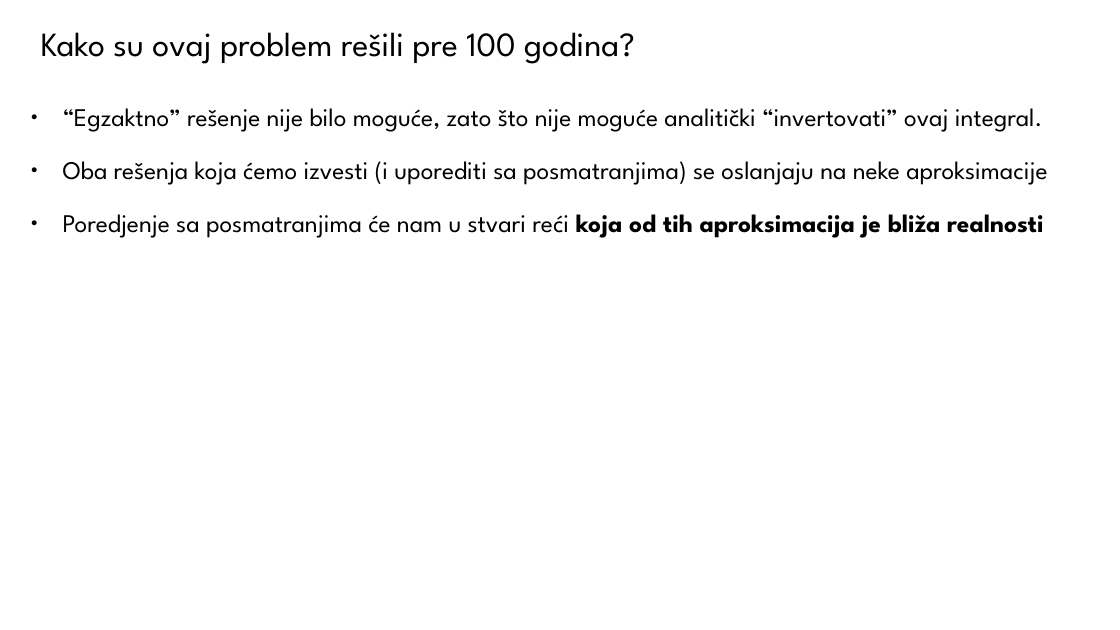
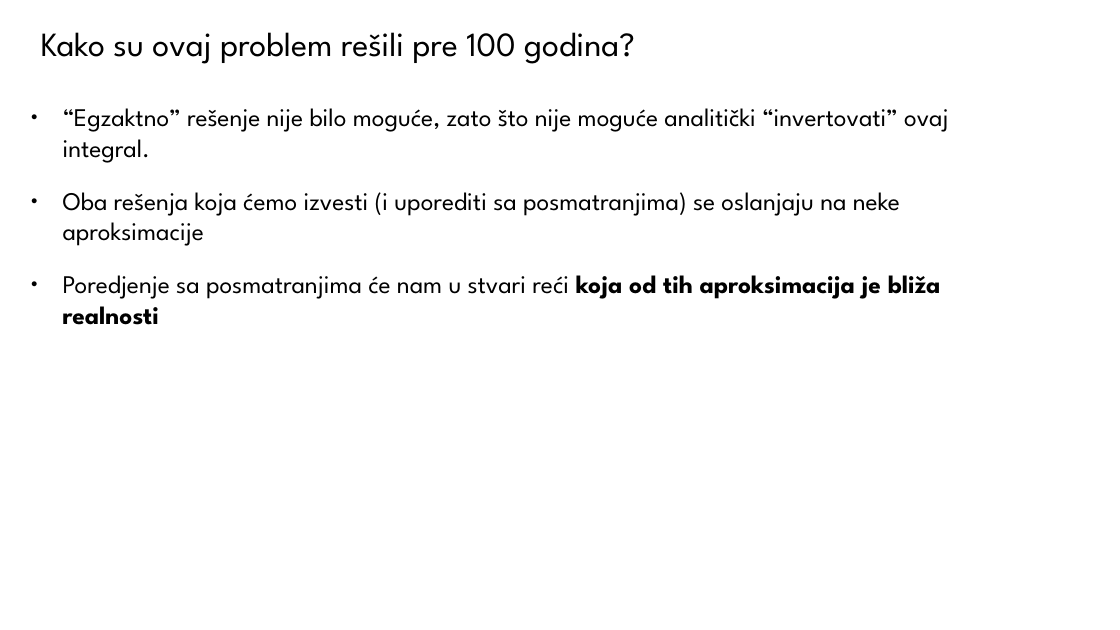
Before and after one commit to ivanzmilic/TZS_matf, a slide deck: slide 20 of Predavanja/Predavanje_06_Resenje_Milneovog_Problema.pptx. Drawn at 1120x630 pixels with LibreOffice and Linux fonts; fonts in the diff are those of the drawing. Boxes give left, top, right and bottom in pixels: in the first picture for what was removed or moved away, otherwise in the second. Text is boxed around its words. In the diff, an @@ line names an element or a change of style, - is before the commit and + after.

```diff
--- a/Predavanja/Predavanje_06_Resenje_Milneovog_Problema.pptx
+++ b/Predavanja/Predavanje_06_Resenje_Milneovog_Problema.pptx
@@ text "“Egzaktno” rešenje nije bilo moguće, ..." rewrapped from (63, 108, 1047, 238) to (63, 108, 948, 325) @@
```
Also in this commit, not shown: 3 other slides changed, 2 other files.
